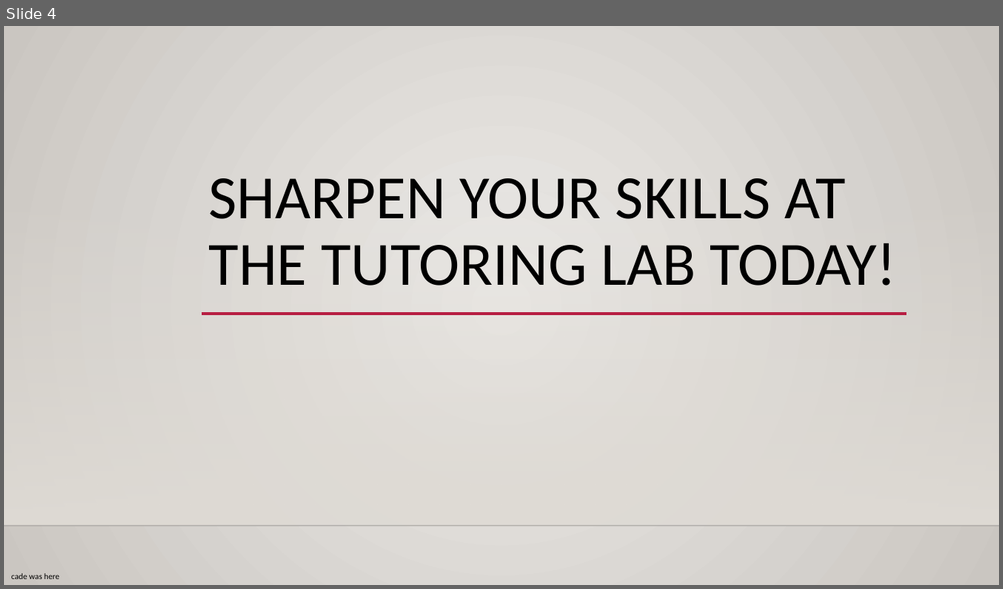
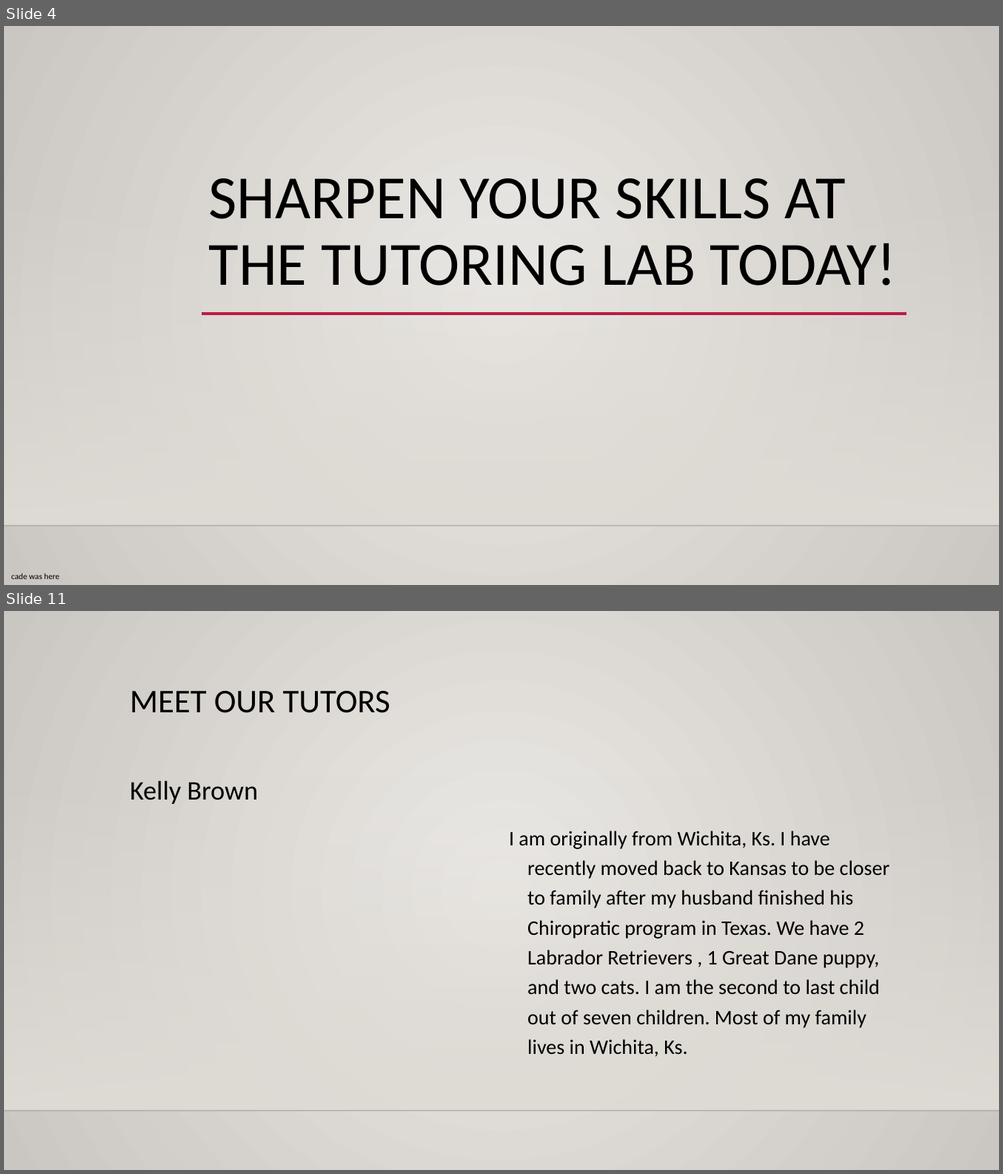
Before and after one commit to machinesmith42/Tutor-testing-4.3, a slide deck: ImageSlideshow/powerpoint.pptx. Shown one above the other, each under a label of ours: slide 4 before the commit, slides 4 and 11 after it; the slides between them are not shown. The pictures are 1003x589 and 1003x1174 pixels, drawn with LibreOffice and Linux fonts; fonts in the diff are those of the drawing; background and template pictures are left out. Boxes give left, top, right and bottom in pixels: in the first picture for what was removed or moved away, otherwise in the second. Text is boxed around its words. In the diff, an @@ line names an element or a change of style, - is before the commit and + after.

```diff
--- a/ImageSlideshow/powerpoint.pptx
+++ b/ImageSlideshow/powerpoint.pptx
@@ slide 11 added at bbox=[4, 611, 999, 1170], background gradient #ECEAE7 to #CAC7C1; not listed: 2 template elements that a slide beside it also shows @@
@@ text added at bbox=[130, 691, 390, 713], 32 pt, text #000000 @@
+MEET OUR TUTORS
@@ text added at bbox=[130, 781, 258, 804], 25.9 pt, text #000000 @@
+Kelly Brown
@@ text added at bbox=[509, 831, 890, 1057], 20 pt, text #000000 @@
+I am originally from Wichita, Ks. I have recently moved back to Kansas to be closer to family after my husband finished his Chiropratic program in Texas. We have 2 Labrador Retrievers , 1 Great Dane puppy, and two cats. I am the second to last child out of seven children. Most of my family lives in Wichita, Ks.
```
Also in this commit, not shown: 4 slides changed, 25 other slides added, 15 slides removed, 9 other files.
